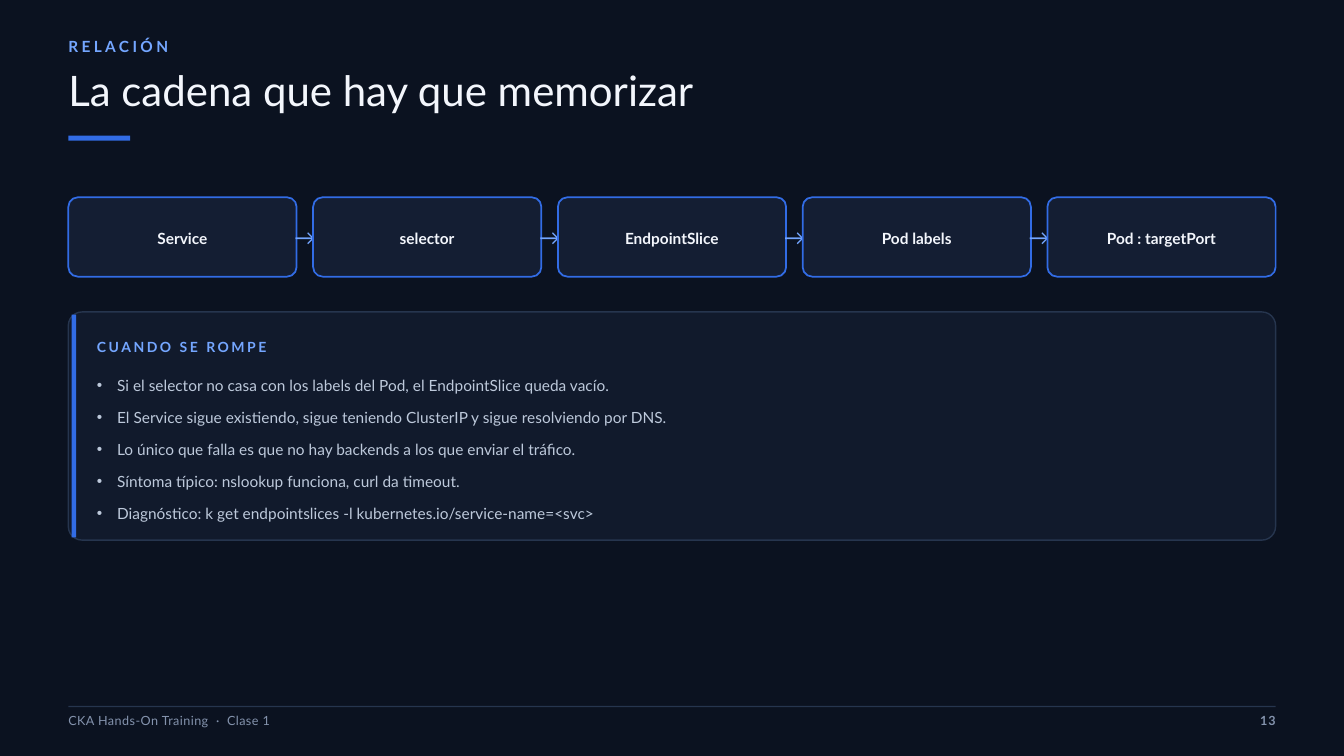
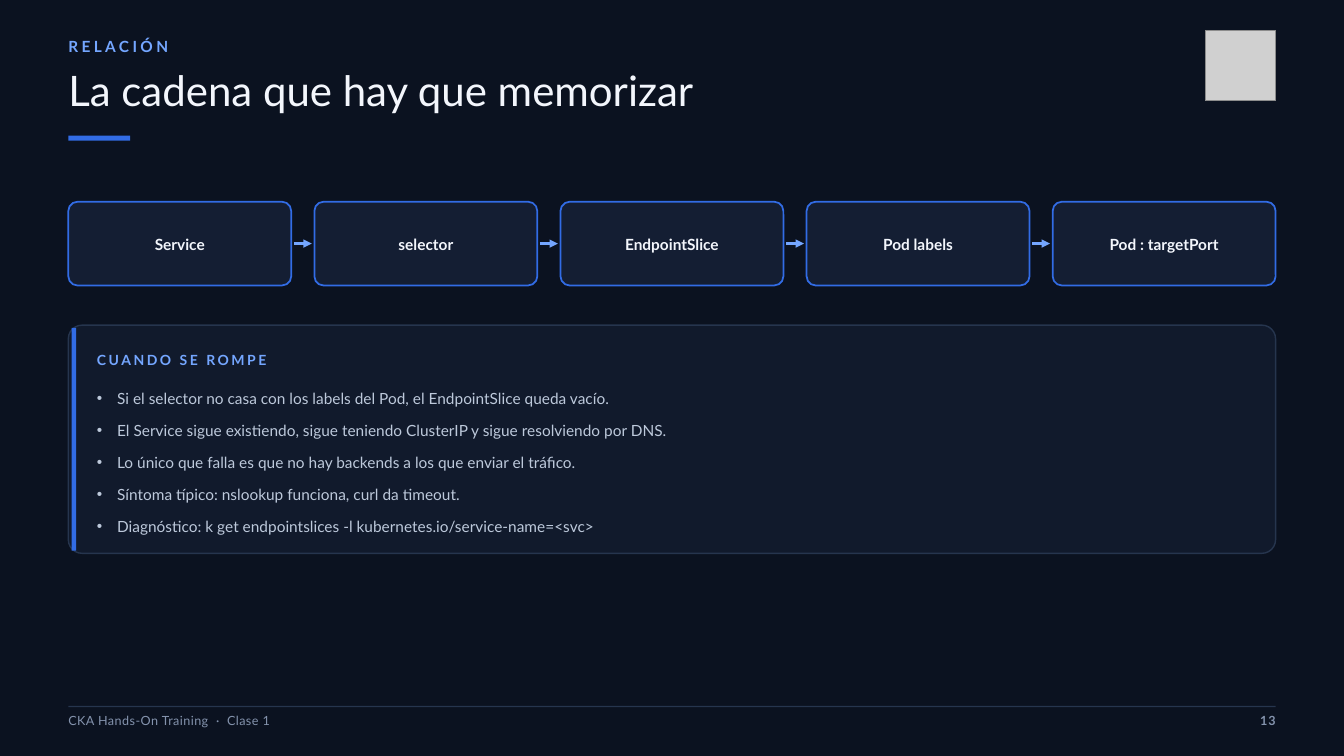
Before and after one commit to brettsacuna/CKA-TRAINING, a slide deck: slide 13 of CLASE-01/01-CLASE-01-CKA.pptx. Drawn at 1344x756 pixels with LibreOffice and Linux fonts; fonts in the diff are those of the drawing; grey boxes stand for pictures. Boxes give left, top, right and bottom in pixels: in the first picture for what was removed or moved away, otherwise in the second. Text is boxed around its words. In the diff, an @@ line names an element or a change of style, - is before the commit and + after.

```diff
--- a/CLASE-01/01-CLASE-01-CKA.pptx
+++ b/CLASE-01/01-CLASE-01-CKA.pptx
@@ picture added at bbox=[1206, 30, 1276, 101] @@
@@ rounded rectangle: place and size @@
-rounded rectangle at bbox=[69, 198, 296, 277]
+rounded rectangle at bbox=[69, 202, 291, 285]
@@ text "Service": place and size @@
-text "Service" at bbox=[157, 232, 207, 244]
+text "Service" at bbox=[155, 238, 205, 250]
@@ text removed at bbox=[292, 198, 318, 277] @@
-→
@@ rounded rectangle: place and size @@
-rounded rectangle at bbox=[314, 198, 541, 277]
+rounded rectangle at bbox=[315, 202, 537, 285]
@@ text "selector": place and size @@
-text "selector" at bbox=[400, 232, 455, 244]
+text "selector" at bbox=[398, 238, 453, 250]
@@ text removed at bbox=[537, 198, 563, 277] @@
-→
@@ rounded rectangle: place and size @@
-rounded rectangle at bbox=[558, 198, 785, 277]
+rounded rectangle at bbox=[561, 202, 783, 285]
@@ text "EndpointSlice": place and size @@
-text "EndpointSlice" at bbox=[625, 232, 719, 247]
+text "EndpointSlice" at bbox=[625, 238, 719, 253]
@@ text removed at bbox=[782, 198, 808, 277] @@
-→
@@ rounded rectangle: place and size @@
-rounded rectangle at bbox=[803, 198, 1030, 277]
+rounded rectangle at bbox=[807, 202, 1029, 285]
@@ text "Pod labels": place and size @@
-text "Pod labels" at bbox=[882, 232, 951, 244]
+text "Pod labels" at bbox=[883, 238, 953, 250]
@@ text removed at bbox=[1026, 198, 1052, 277] @@
-→
@@ proportions changed in 5 elements at bbox=[561, 202, 783, 285], bbox=[315, 202, 537, 285], bbox=[807, 202, 1029, 285], bbox=[69, 202, 291, 285], bbox=[1053, 202, 1275, 285] @@
@@ rounded rectangle: place and size @@
-rounded rectangle at bbox=[1048, 198, 1275, 277]
+rounded rectangle at bbox=[1053, 202, 1275, 285]
@@ text "Pod : targetPort": place and size @@
-text "Pod : targetPort" at bbox=[1107, 232, 1216, 247]
+text "Pod : targetPort" at bbox=[1110, 238, 1219, 253]
@@ arrow added from (294, 244) to (312, 244), #74A6FF 1.75 pt @@
@@ arrow added from (540, 244) to (558, 244), #74A6FF 1.75 pt @@
@@ arrow added from (786, 244) to (805, 244), #74A6FF 1.75 pt @@
@@ arrow added from (1032, 244) to (1051, 244), #74A6FF 1.75 pt @@
@@ 1 text, 1 rectangle, 1 rounded rectangle: place and size @@
-1 text, 1 rectangle, 1 rounded rectangle at bbox=[69, 312, 1276, 539]
+1 text, 1 rectangle, 1 rounded rectangle at bbox=[69, 326, 1276, 554]
```
Also in this commit, not shown: 26 other slides changed, 48 other files.
